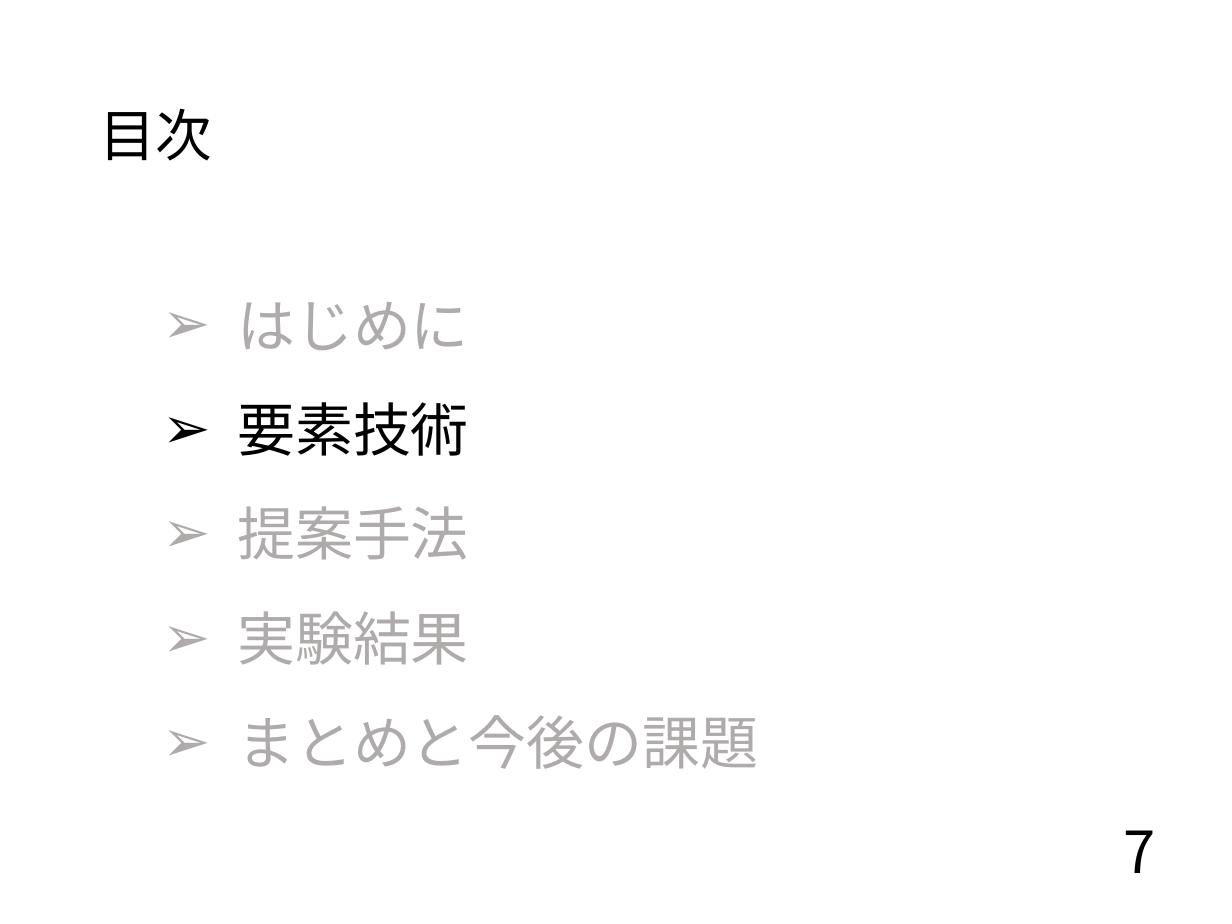
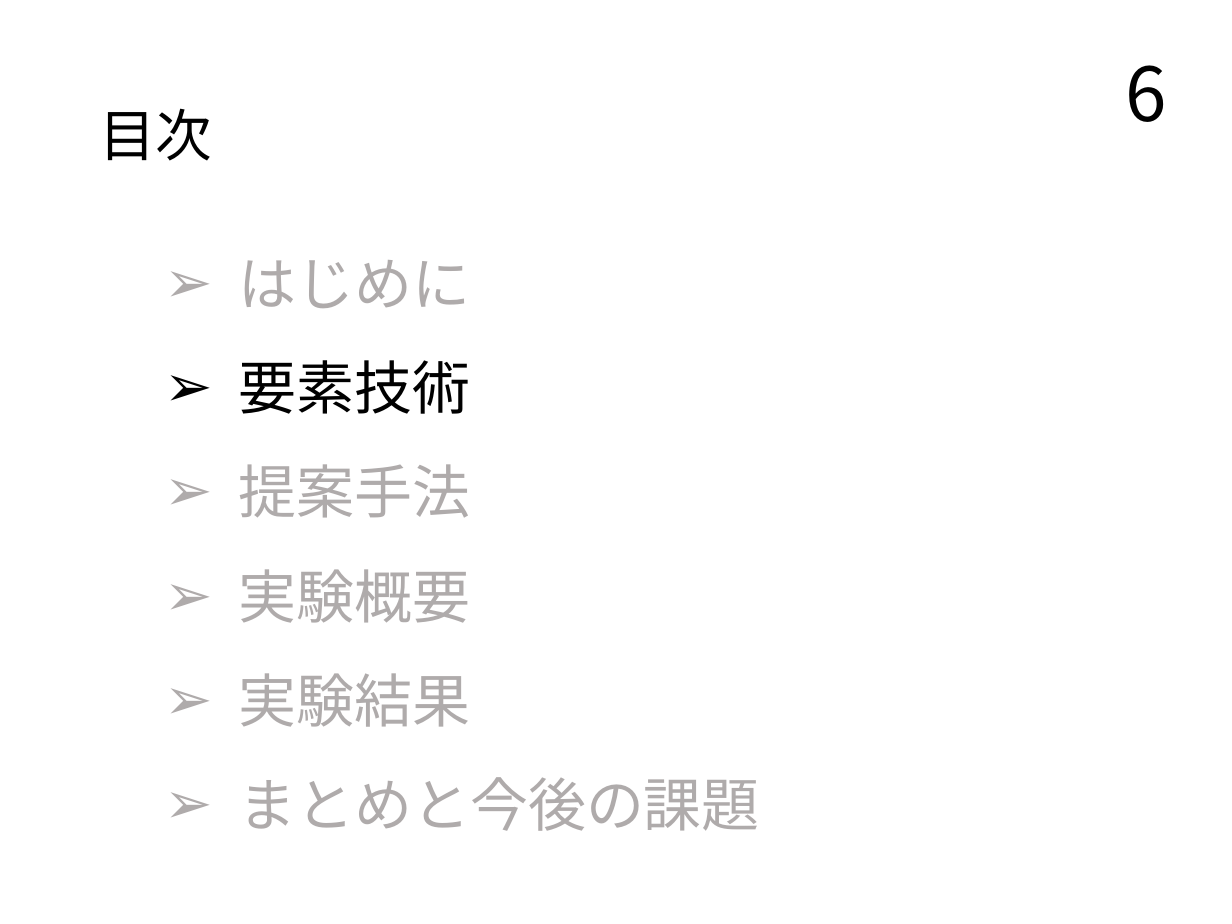
Before and after one commit to TairaTomotaka/kadai, a slide deck: slide 6 of prsn/20221129.pptx (slide 7 before the commit). Drawn at 1232x924 pixels with LibreOffice and Linux fonts; fonts in the diff are those of the drawing. Boxes give left, top, right and bottom in pixels: in the first picture for what was removed or moved away, otherwise in the second. Text is boxed around its words. In the diff, an @@ line names an element or a change of style, - is before the commit and + after.

```diff
--- a/prsn/20221129.pptx
+++ b/prsn/20221129.pptx
@@ page number added at [1125, 65, 1166, 122], 36 pt, text #000000 @@
+6
@@ text "はじめに": place and size @@
-text "はじめに" at [237, 302, 758, 769]
+text "はじめに" at [239, 260, 760, 831]
@@ text at [239, 569, 471, 623]: paragraph added @@
+➢ 実験概要
@@ page number removed at [1123, 830, 1155, 873] @@
-7
```
Also in this commit, not shown: 10 other slides changed, 13 slides added, 1 other file.
